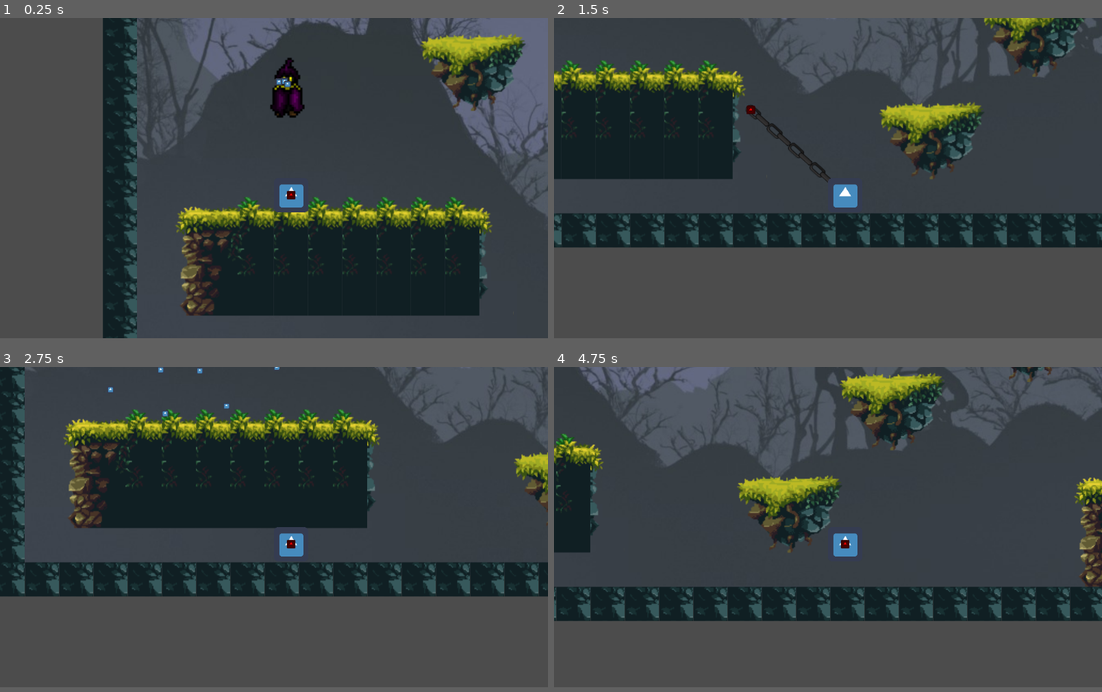
Above: before the commit, frames 1-4 (two rows, left to right).
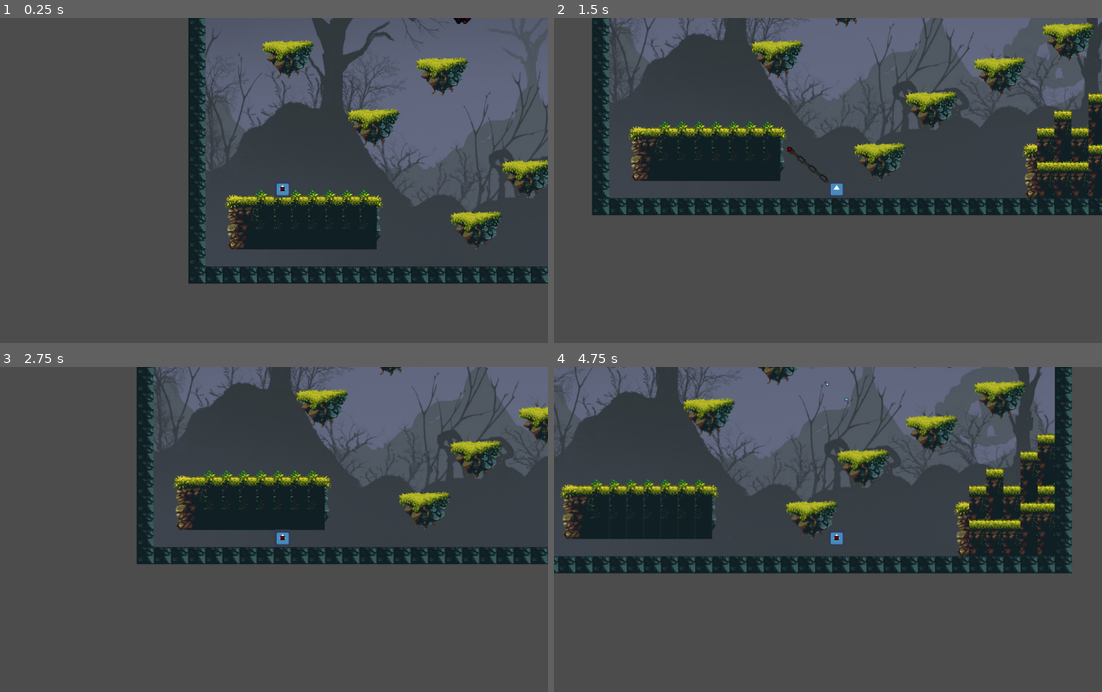
Above: after the commit, the same moments.

Repository: qwate/3chainz
Game: Godot game, scene res://game.tscn
The game is run twice, just before and just after one commit, with the same random seed, the same clock (stepped at 60 frames per second) and the same inputs. The engine's default icon, where the game draws it, is replaced by a stand-in: a white triangle on a blue panel in a dark square.
Inputs (mouse positions are in pixels of both pictures, inside the frame that each line leads up to):
- Up to frame 1 (0.25 s): no input
- Up to frame 2 (1.5 s): move the mouse to (948, 161) at 0.52 s; hold Right (ui_right) from 0.53 s (still down); click (948, 161) at 0.6 s; tap Up (ui_up) at 0.77 s; move the mouse to (718, 193) at 1.27 s; right-click (718, 193) at 1.35 s
- Up to frame 3 (2.75 s): tap Up (ui_up) at 1.52 s; move the mouse to (328, 458) at 2.02 s; release Right (ui_right) at 2.03 s; hold Left (ui_left) from 2.03 s (still down); click (328, 458) at 2.1 s
- Up to frame 4 (4.75 s): move the mouse to (800, 591) at 2.77 s; release Left (ui_left) at 2.78 s; hold Right (ui_right) 2.78-4.28 s; right-click (800, 591) at 2.85 s; tap Up (ui_up) at 3.02, 3.77, 4.52 s; move the mouse to (992, 575) at 3.52 s; click (992, 575) at 3.6 s; move the mouse to (663, 477) at 4.27 s; hold Left (ui_left) from 4.28 s (still down); right-click (663, 477) at 4.35 s
The window is 800x468 before the commit and 800x475 after it. Grey fills any space a smaller window leaves; there, only what the larger window draws over its background counts as a difference.

The runs differ from the first frame. In frame 1, 42% of the frame differs, in the area x 18-100%, y 0-99%; in frame 2, 45%; in frame 3, 42%; in frame 4, 49%, in the area x 0-100%, y 0-79%.

Commit message:
Throwing in the towl on the game jam, though I will finish you, 3chainz.

Diff:
--- a/body.gd
+++ b/body.gd
@@ -111,7 +111,17 @@
 	inFlight = true
 	velocity = (targetLocal - position).normalized() * grappleSpeed
 
-func _on_mage_playerHit(damage):
+#func _on_mage_playerHit(damage):
+#	if not inIFrames:
+#		print("Ow! I'm hurt! Took ", damage, " damage!")
+#		stunned = true
+#		stunTimer = 0.0
+#		inIFrames = true
+#		iFrameTimer = 0.0
+#		emit_signal("flightDone")
+#	else:
+#		pass
+func hit(damage):
 	if not inIFrames:
 		print("Ow! I'm hurt! Took ", damage, " damage!")
 		stunned = true
--- a/fireBall.gd
+++ b/fireBall.gd
@@ -13,9 +13,8 @@
 func _physics_process(delta):
 	var collision = move_and_collide((ballDirection * ballSpeed) * delta)
 	if collision:
-		if collision.collider_id == 1194:
-			print("collided with player")
-			emit_signal("hitPlayer", 8)
+		if collision.collider.has_method("hit"):
+			collision.collider.hit(8)
 			queue_free()
 		else:
 			print(collision.collider)
--- a/game.tscn
+++ b/game.tscn
@@ -171,6 +171,12 @@
 z_index = -2
 texture = ExtResource( 2 )
 
+[node name="Area2D" type="Area2D" parent="map"]
+position = Vector2( 30, 0 )
+scale = Vector2( 2, 2 )
+collision_layer = 0
+collision_mask = 0
+
 [node name="character" type="Node2D" parent="."]
 
 [node name="body" type="KinematicBody2D" parent="character"]
@@ -190,7 +196,6 @@
 
 [node name="camera" type="Camera2D" parent="character/body"]
 current = true
-zoom = Vector2( 0.5, 0.5 )
 smoothing_speed = 10.0
 
 [node name="chain" type="KinematicBody2D" parent="character"]
--- a/mage.gd
+++ b/mage.gd
@@ -12,8 +12,11 @@
 var fireBall = preload("res://fireBall.tscn")
 var sprayTimer
 var burstData
+var mainAttackArea
+var mainAttackSpeed
 
 func _ready():
+	position = Vector2(512, 93)
 	player = get_node("../../character/body")
 	curAttack = "SPELLSPRAY"
 	isAlive = true
@@ -25,6 +28,14 @@
 		"sinceLast": 0.0,
 		"lastDirection": Vector2(-1, -0)
 	}
+#	mainAttackArea = RectangleShape2D.new()
+#	#mainAttackArea.position = Vector2(0,0)
+#	mainAttackArea.extents = Vector2(480, 272)
+#	mainAttackSpeed = 200
+#	var shape_owner = create_shape_owner(self)
+#	shape_owner_add_shape(shape_owner, mainAttackArea)
+	#mainAttackArea.position = Vector2(0, 0)
+
 #	burstData = {
 #		"pulses": 4,
 #		"perPulse": 2,
@@ -46,7 +57,7 @@
 					pass
 				else:
 					var node = fireBall.instance()
-					node.connect("hitPlayer", self, "_on_fireBall_hit_player")
+					#node.connect("hitPlayer", self, "_on_fireBall_hit_player")
 					node.ballDirection = position.direction_to(player.position + Vector2(16, 16)).normalized()
 					node.ballSpeed = 350
 					add_child(node)
@@ -58,7 +69,7 @@
 			if sprayTimer["overallTime"] <= sprayTimer["attackDuration"]:
 				if sprayTimer["sinceLast"] >= sprayTimer["fireDelay"]:
 					var node = fireBall.instance()
-					node.connect("hitPlayer", self, "_on_fireBall_hit_player")
+					#node.connect("hitPlayer", self, "_on_fireBall_hit_player")
 					node.ballDirection = sprayTimer["lastDirection"].rotated(delta * 8)
 					node.ballSpeed = 50
 					add_child(node)
--- a/project.godot
+++ b/project.godot
@@ -18,6 +18,12 @@
 config/name="wildGameJam12"
 run/main_scene="res://game.tscn"
 config/icon="res://icon.png"
+
+[display]
+
+window/size/height=608
+window/size/resizable=false
+window/size/fullscreen=true
 
 [input]
 
